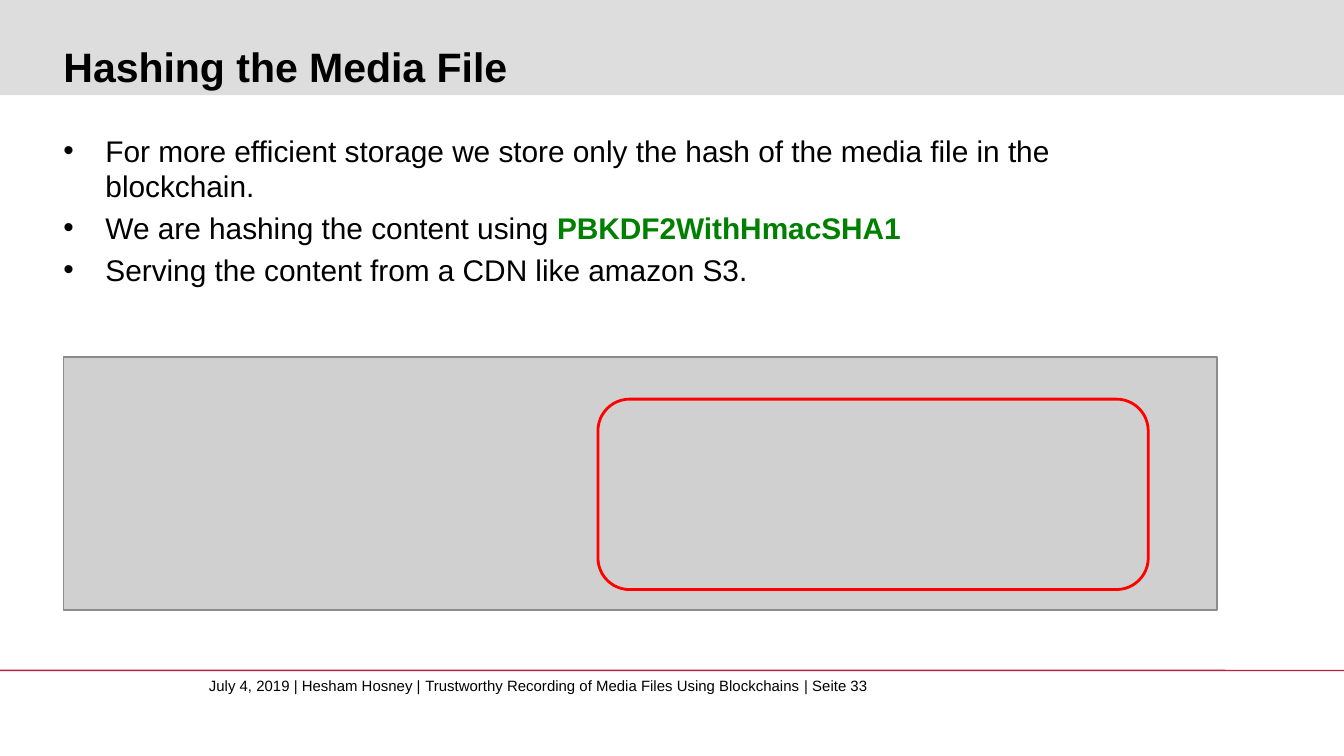
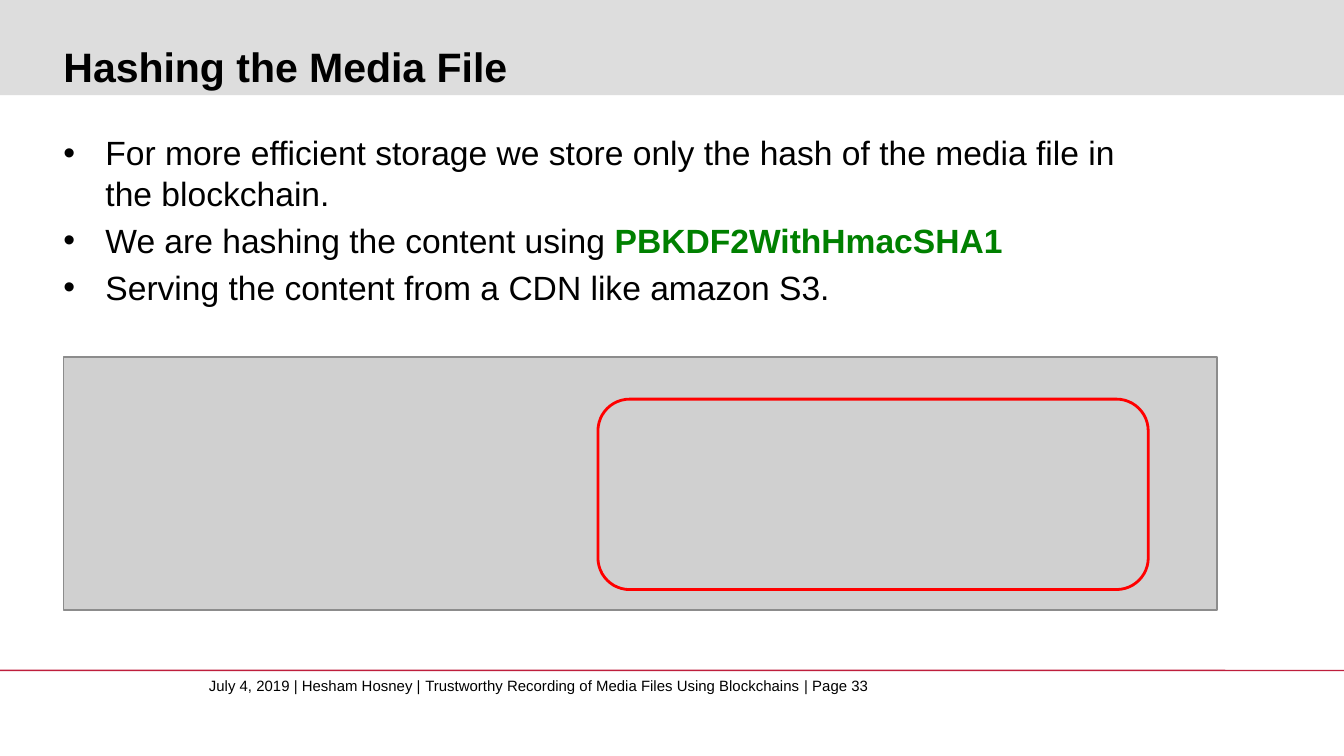
Before and after one commit to whosham/FakeNewsDetection, a slide deck: slide 33 of FakeNewsDetection.pptx. Drawn at 1344x756 pixels with LibreOffice and Linux fonts; fonts in the diff are those of the drawing; grey boxes stand for pictures; background and template pictures are left out. Boxes give left, top, right and bottom in pixels: in the first picture for what was removed or moved away, otherwise in the second. Text is boxed around its words. In the diff, an @@ line names an element or a change of style, - is before the commit and + after.

```diff
--- a/FakeNewsDetection.pptx
+++ b/FakeNewsDetection.pptx
@@ text "For more efficient storage we ..." at (105,140,1114,306): size 16 to 18 pt @@
@@ text at (209,680,868,694): text changed @@
-July 4, 2019 | Hesham Hosney | Trustworthy Recording of Media Files Using Blockchains | Seite 33
+July 4, 2019 | Hesham Hosney | Trustworthy Recording of Media Files Using Blockchains | Page 33
```
Also in this commit, not shown: 41 other slides changed, 16 other files.
